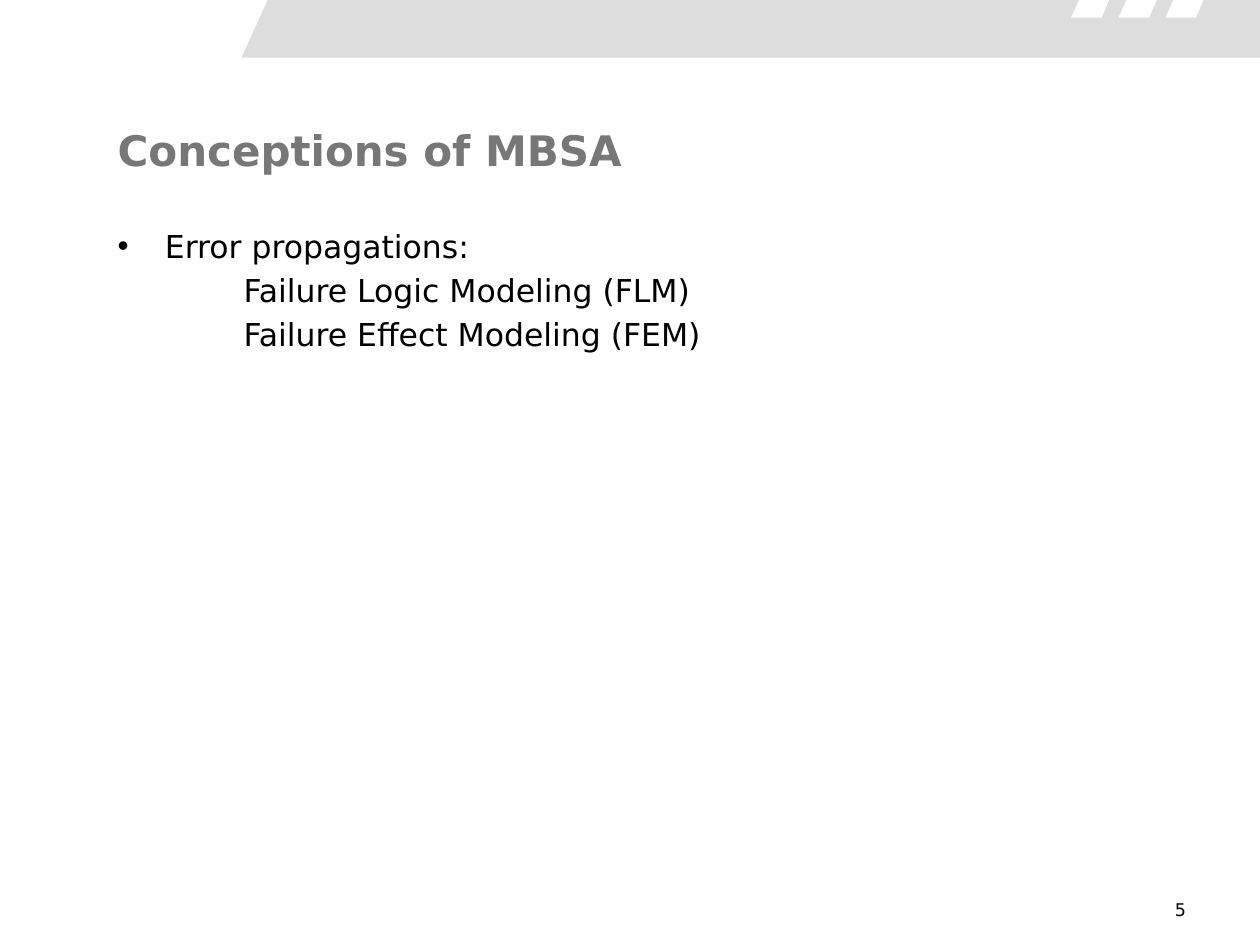
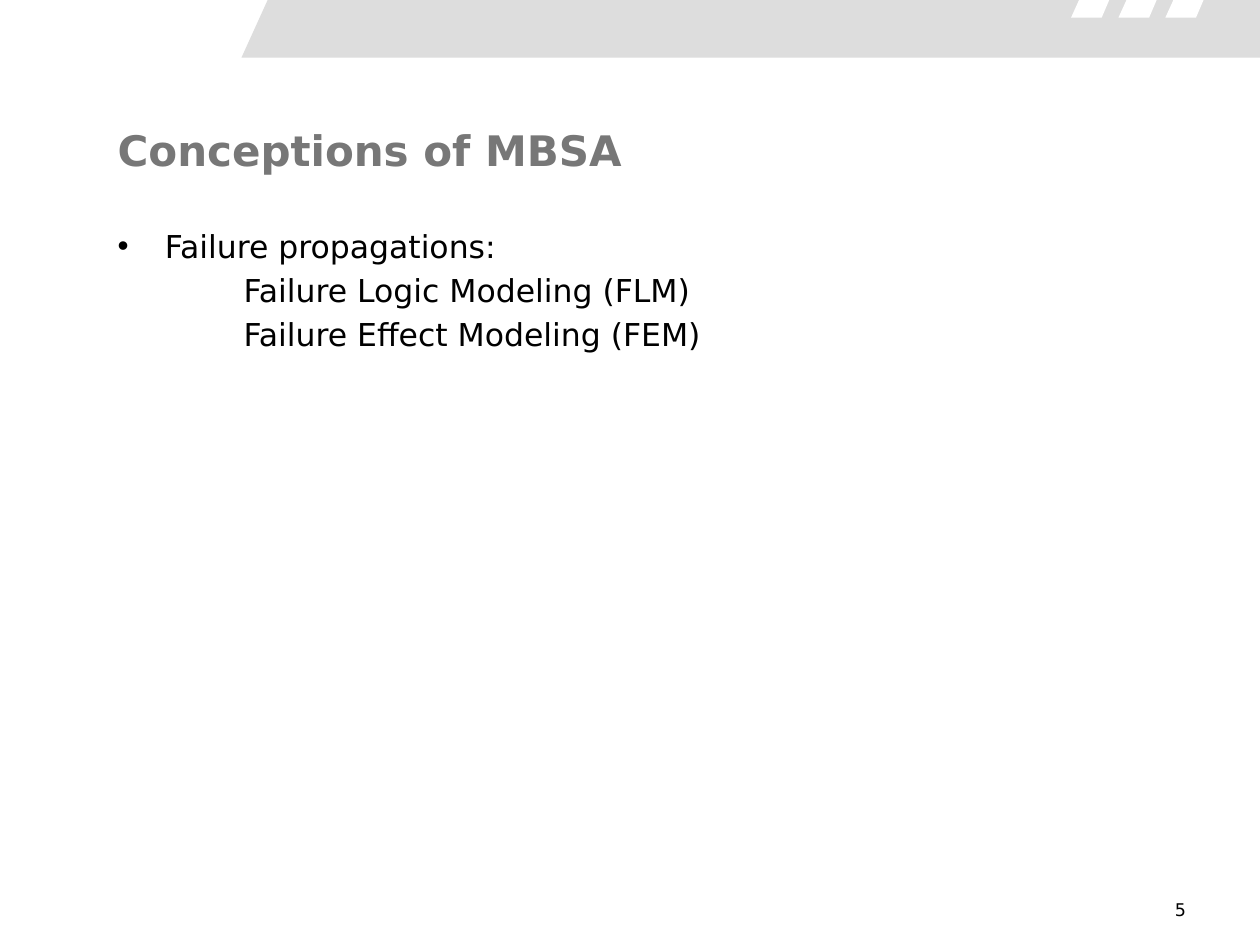
Before and after one commit to dkstewart/Presentations, a slide deck: slide 5 of OPE_2018.pptx. Drawn at 1260x945 pixels with LibreOffice and Linux fonts; fonts in the diff are those of the drawing. Boxes give left, top, right and bottom in pixels: in the first picture for what was removed or moved away, otherwise in the second. Text is boxed around its words. In the diff, an @@ line names an element or a change of style, - is before the commit and + after.

```diff
--- a/OPE_2018.pptx
+++ b/OPE_2018.pptx
@@ text at (x1=165, y1=234, x2=495, y2=265): text changed @@
-• Error propagations:
+• Failure propagations:
```
Also in this commit, not shown: 1 other slide changed, 1 slide removed.
